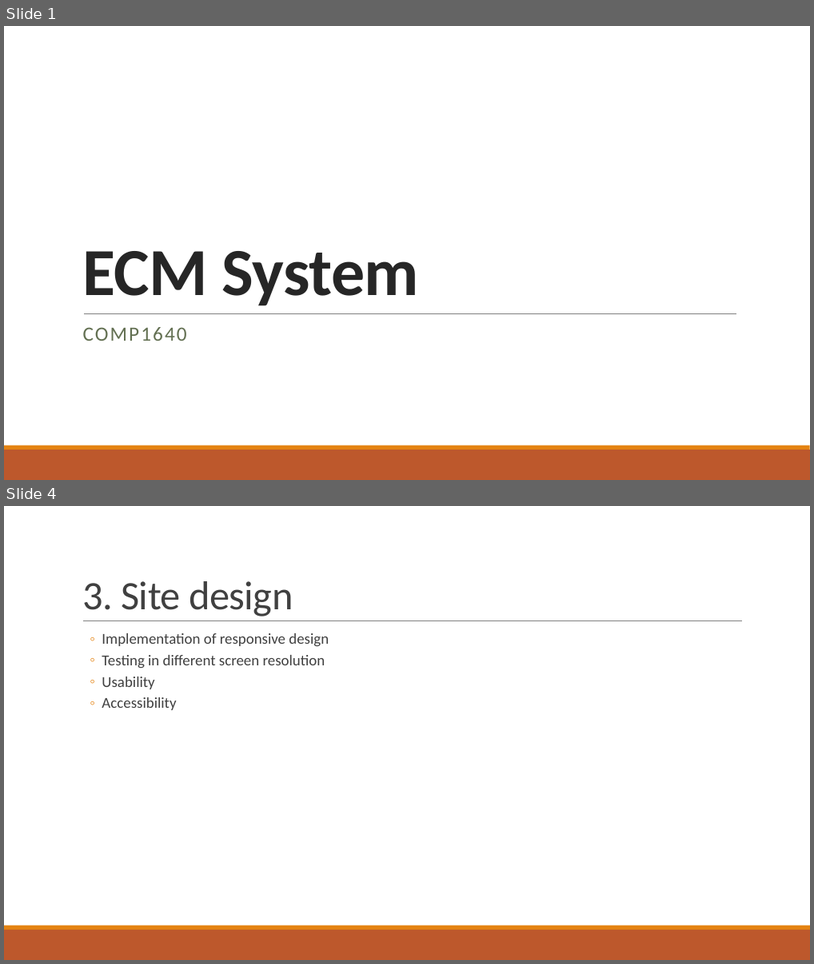
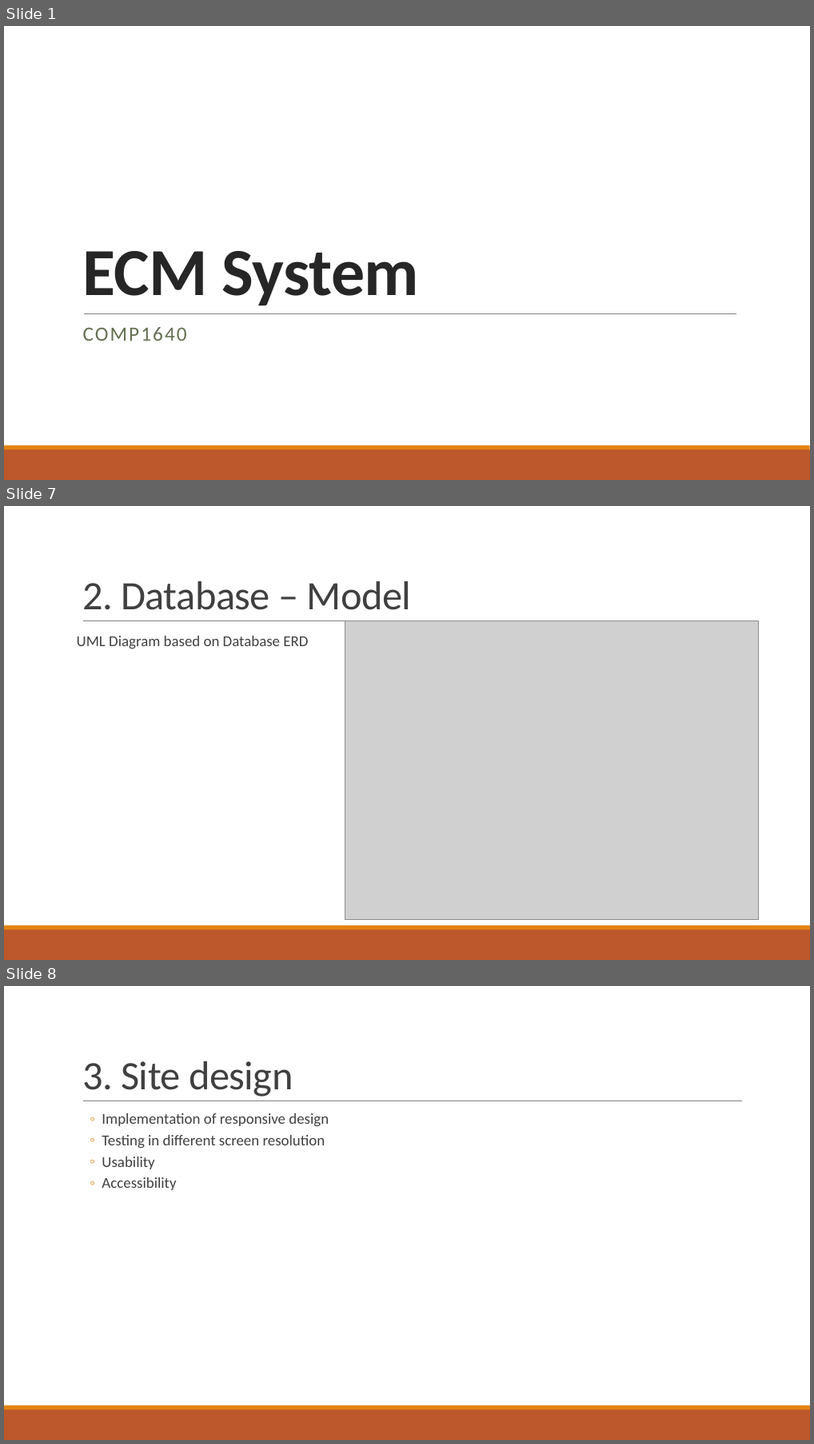
Before and after one commit to kaka-develop/ec-management, a slide deck: documents/Presentation.pptx. Shown one above the other, each under a label of ours: slides 1 and 4 before the commit, slides 1, 7 and 8 after it; the slides between them are not shown. The pictures are 814x964 and 814x1444 pixels, drawn with LibreOffice and Linux fonts; fonts in the diff are those of the drawing; grey boxes stand for pictures. Boxes give left, top, right and bottom in pixels: in the first picture for what was removed or moved away, otherwise in the second. Text is boxed around its words. In the diff, an @@ line names an element or a change of style, - is before the commit and + after.

```diff
--- a/documents/Presentation.pptx
+++ b/documents/Presentation.pptx
@@ slide 7 added at (4,506,810,960), background #FFFFFF; not listed: 3 template elements that a slide beside it also shows @@
@@ title added at (82,581,412,610), 48 pt, text #404040 @@
+2. Database – Model
@@ picture added at (346,621,759,919) @@
@@ text added at (77,636,308,649), 18 pt, text #404040 @@
+  UML Diagram based on Database ERD
@@ what was slide 4 is now slide 8 @@
```
Also in this commit, not shown: 2 slides changed, 4 other slides added, 2 slides removed, 6 other files.
